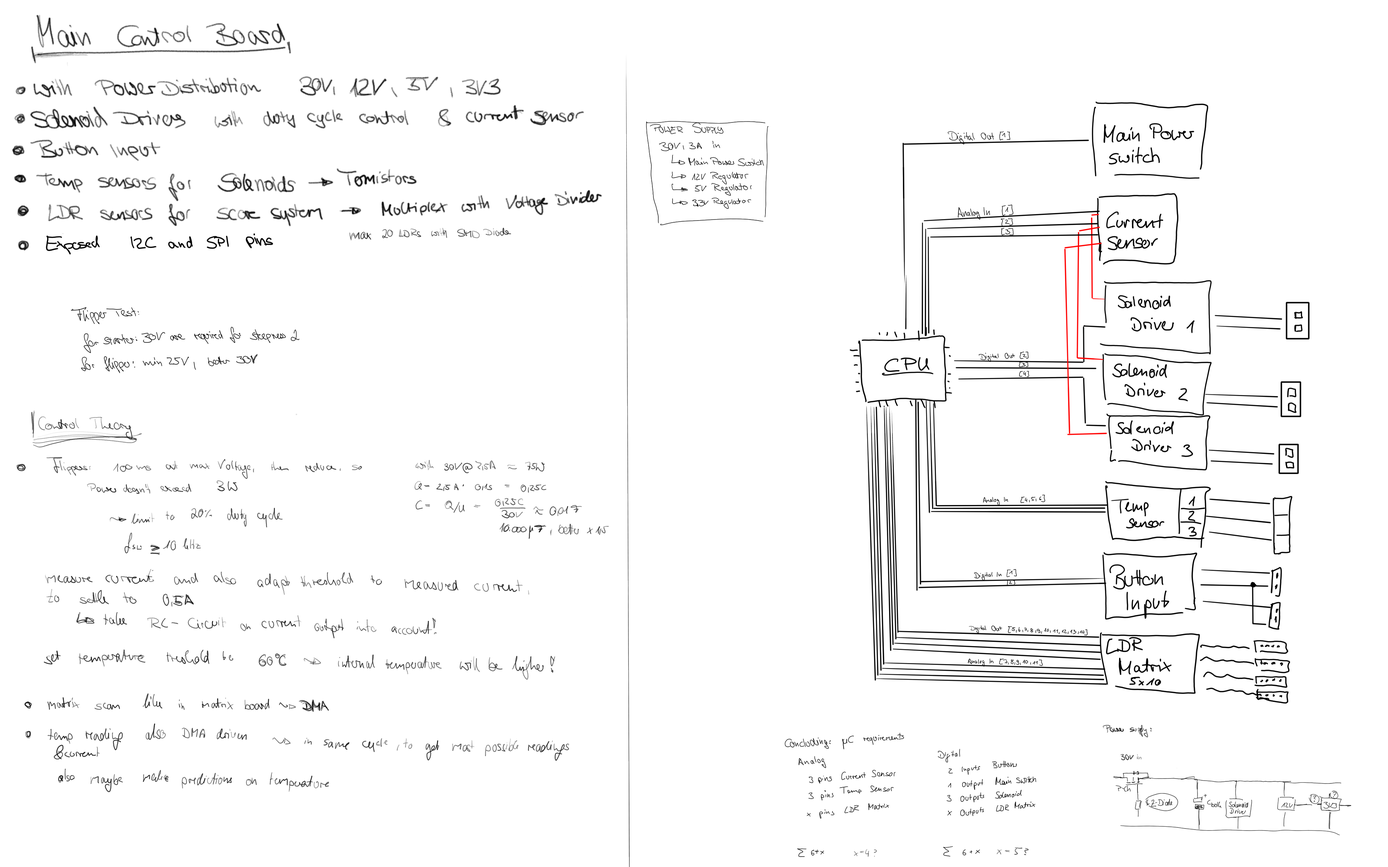
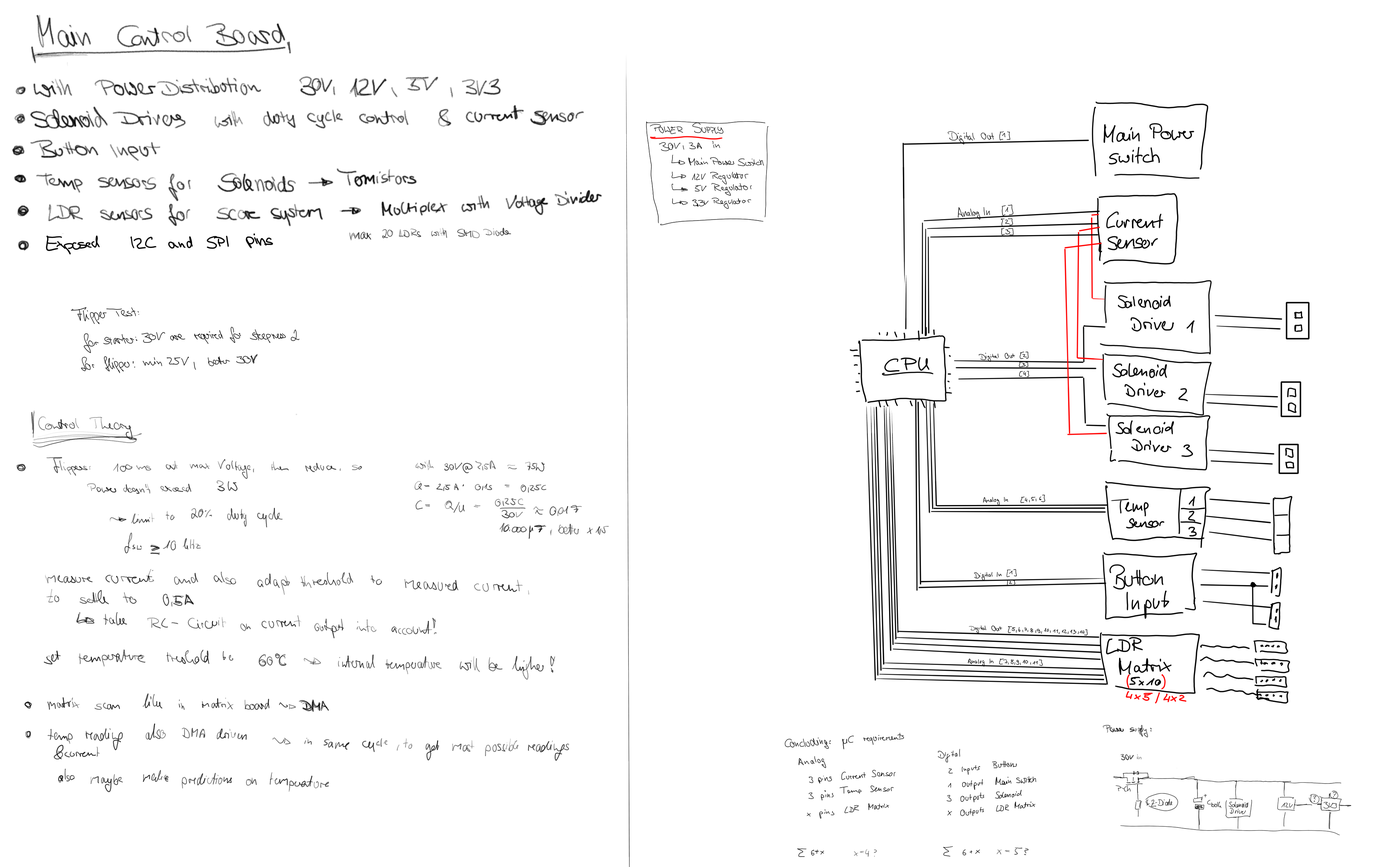
Layered file, before and after one edit (1388x867). Changes by layer:
painted on "Paint Layer 1" over [649, 135, 1187, 704]
